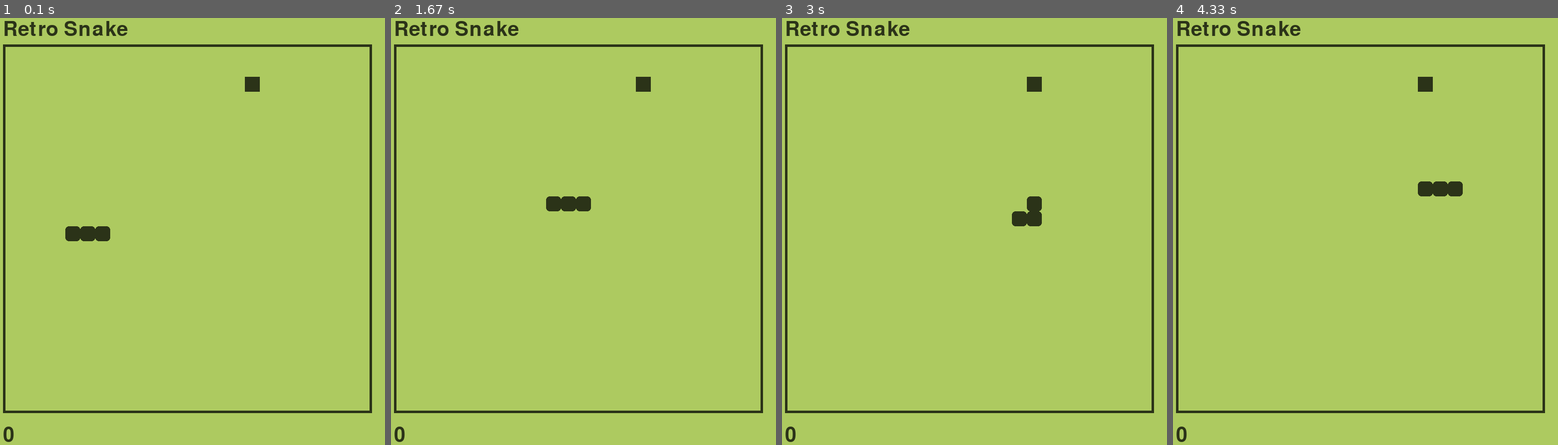
Above: before the commit, frames 1-4 (left to right).
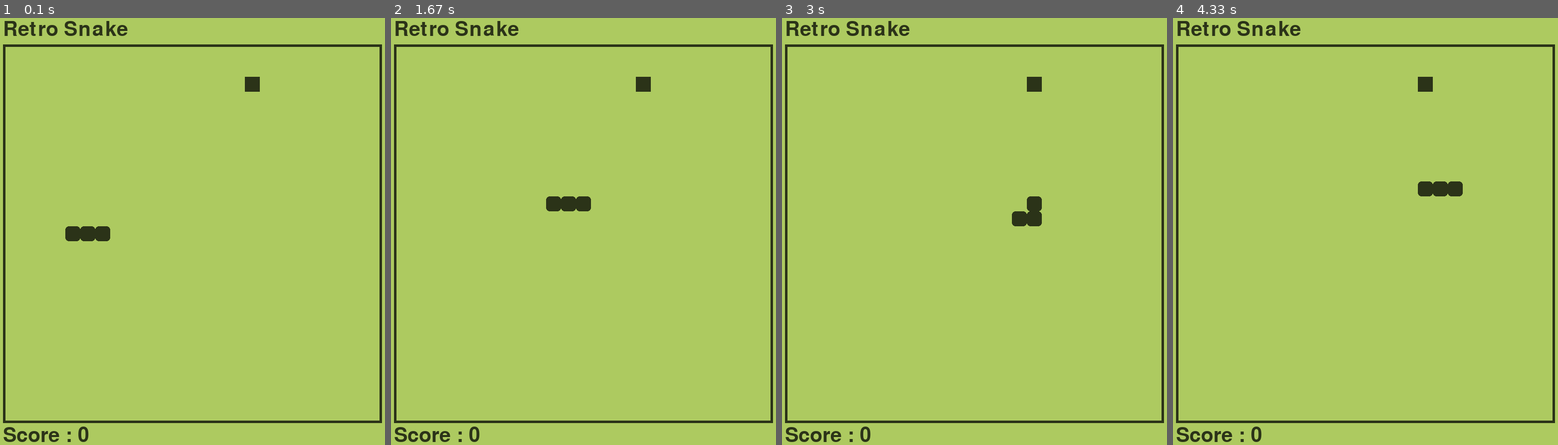
Above: after the commit, the same moments.

Repository: Antho855/Pygame_Projects
Game: pygame game, started from 3_snake/main.py
Same seed, same stepped clock (60 frames per second), same inputs: the game is played once before the commit and once after it.
Inputs:
- Up to frame 1 (0.1 s): no input
- Up to frame 2 (1.67 s): hold Up 0.83-1.3 s; hold Right from 1.33 s (still down)
- Up to frame 3 (3 s): release Right at 1.8 s; hold Down 2.4-2.7 s; hold Left from 2.73 s (still down)
- Up to frame 4 (4.33 s): release Left at 3.13 s; hold Up 3.17-3.53 s; hold Right 3.57-4.2 s; hold Down from 4.23 s (still down)

The runs differ from the first frame. In frame 1, 2.6% of the frame differs, in the area x 0-100%, y 6-100%; in frame 2, 2.6%; in frame 3, 2.6%; in frame 4, 2.6%.

Commit message:
Border size correction

Diff:
--- a/3_snake/game.py
+++ b/3_snake/game.py
@@ -56,10 +56,10 @@
 
             self.snake.key_input()
             screen.fill(GREEN)
-            pygame.draw.rect(screen, DARK_GREEN,(OFFSET-5, OFFSET-5, CELL_SIZE*NB_CELL-10, CELL_SIZE*NB_CELL-10),5)
+            pygame.draw.rect(screen, DARK_GREEN,(OFFSET-5, OFFSET-5, CELL_SIZE*NB_CELL+10, CELL_SIZE*NB_CELL+10),5) # Border
             title_surf = title_font.render("Retro Snake", True, DARK_GREEN)
             screen.blit(title_surf, (OFFSET - 5,20))
-            score_surf = title_font.render(str(self.score), True, DARK_GREEN)
+            score_surf = title_font.render(f"Score : {self.score}", True, DARK_GREEN)
             screen.blit(score_surf, (OFFSET - 5, OFFSET + CELL_SIZE * NB_CELL + 10))
             self.draw()
 
